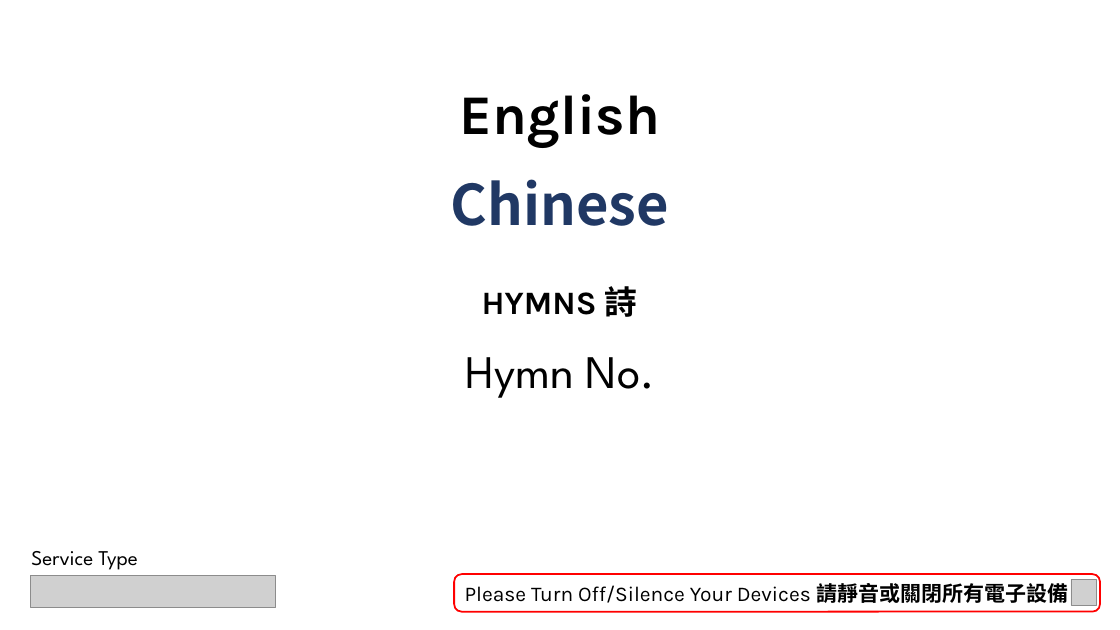
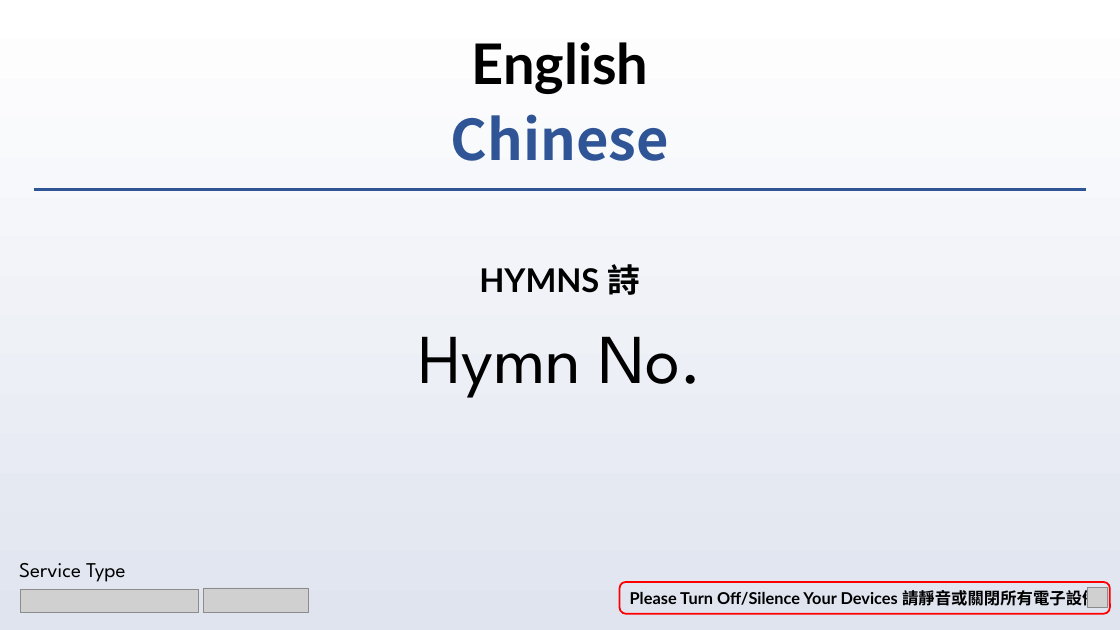
Before and after one commit to calebchanwy/tjc-powerpoint, a slide deck: slide 3 of TJCPowerPoint/Resources/ServiceWidescreen.pptx. Drawn at 1120x630 pixels with LibreOffice and Linux fonts; fonts in the diff are those of the drawing; grey boxes stand for pictures; background and template pictures are left out. Boxes give left, top, right and bottom in pixels: in the first picture for what was removed or moved away, otherwise in the second. Text is boxed around its words. In the diff, an @@ line names an element or a change of style, - is before the commit and + after.

Commit message:
19/01/23 PowerPoint new blue-themed design.
Removal of photo in background
Gradient based background
Lines to separate contents of slides

```diff
--- a/TJCPowerPoint/Resources/ServiceWidescreen.pptx
+++ b/TJCPowerPoint/Resources/ServiceWidescreen.pptx
@@ background picture (left out) to gradient #FFFFFF to #DFE4EF @@
@@ text "English" at <box>471,42,648,94</box>: font Karla to Lato @@
@@ text "English": place and size @@
-text "English" at <box>460,94,660,148</box>
+text "English" at <box>471,42,648,94</box>
@@ text "Chinese": place and size @@
-text "Chinese" at <box>451,179,669,226</box>
+text "Chinese" at <box>451,114,669,161</box>
@@ text "Chinese" at <box>451,114,669,161</box>: font Noto Sans CJK SC to Noto Sans CJK TC, text colour #203864 to #2F5597 @@
@@ line added from (34, 189) to (1086, 189), #2F5597 3 pt @@
@@ text "HYMNS 詩": place and size @@
-text "HYMNS 詩" at <box>482,286,638,317</box>
+text "HYMNS 詩" at <box>479,264,640,295</box>
@@ text "HYMNS 詩" at <box>479,264,640,295</box>: font Karla to Lato @@
@@ text "Hymn No.": place and size @@
-text "Hymn No." at <box>466,357,655,398</box>
+text "Hymn No." at <box>418,336,703,398</box>
@@ text "Hymn No." at <box>418,336,703,398</box>: size 40 to 60 pt; more space between paragraphs @@
@@ text "Service Type": place and size @@
-text "Service Type" at <box>31,551,137,570</box>
+text "Service Type" at <box>19,563,125,582</box>
@@ picture added at <box>20,590,199,613</box> @@
@@ picture removed at <box>31,576,276,608</box> @@
@@ picture added at <box>203,588,308,613</box> @@
@@ rounded rectangle "Please Turn Off/Silence Your Devices ...": place and size @@
-rounded rectangle "Please Turn Off/Silence Your Devices ..." at <box>455,574,1101,612</box>
+rounded rectangle "Please Turn Off/Silence Your Devices ..." at <box>620,582,1111,614</box>
@@ rounded rectangle "Please Turn Off/Silence Your Devices ..." at <box>620,582,1111,614</box>: size 18 to 14 pt; font Karla to Lato, bold on in "Please Turn Off/Silence Your Devices"; font Noto Sans CJK TC to Lato in "請靜音或關閉所有電子設備" @@
@@ picture removed at <box>1071,580,1097,606</box> @@
@@ picture added at <box>1088,587,1107,607</box> @@
```
Also in this commit, not shown: 10 other slides changed, 45 other files.
